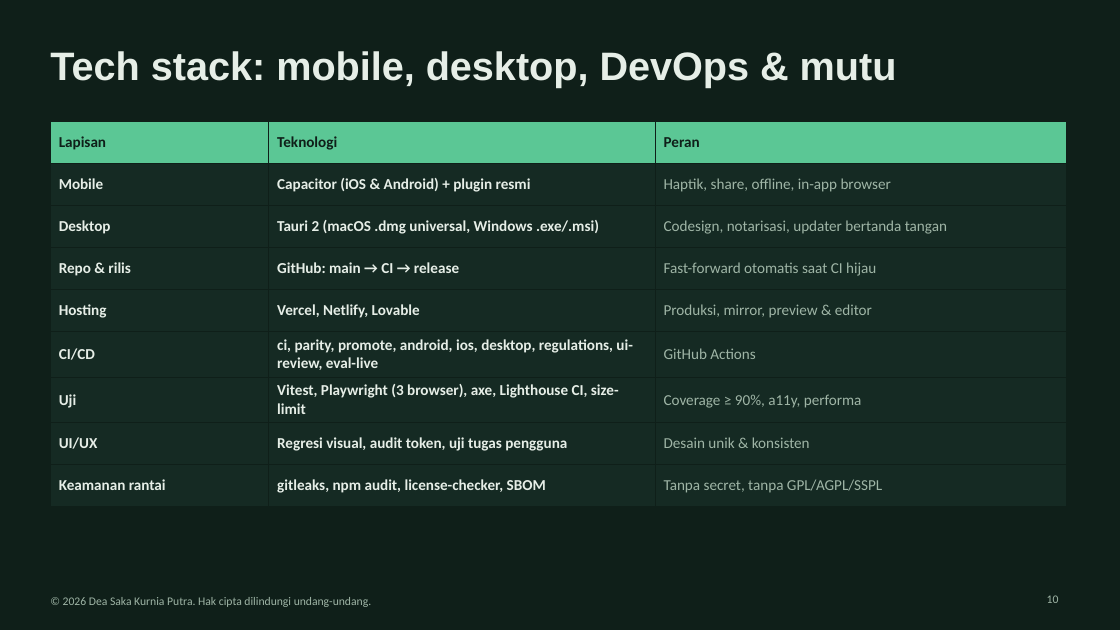
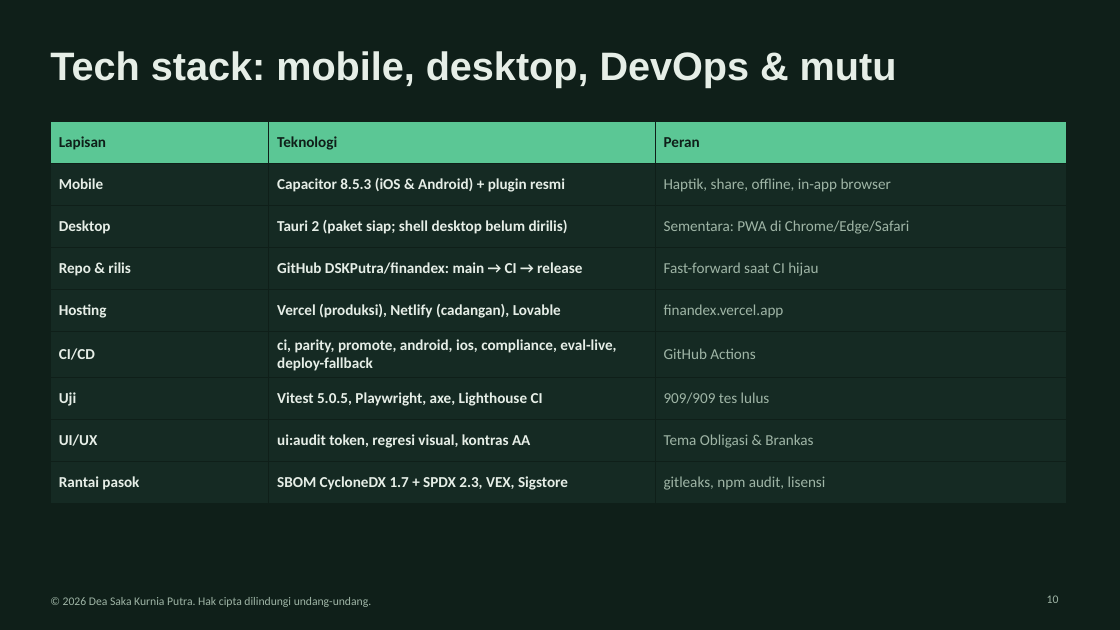
Before and after one commit to DSKPutra/askfolio, a slide deck: slide 10 of kit/whitepaper/Finandex_UTS_Kelompok.pptx. Drawn at 1120x630 pixels with LibreOffice and Linux fonts; fonts in the diff are those of the drawing. Boxes give left, top, right and bottom in pixels: in the first picture for what was removed or moved away, otherwise in the second. Text is boxed around its words. In the diff, an @@ line names an element or a change of style, - is before the commit and + after.

```diff
--- a/kit/whitepaper/Finandex_UTS_Kelompok.pptx
+++ b/kit/whitepaper/Finandex_UTS_Kelompok.pptx
@@ table at <box>50,122,1067,494</box> @@
-row 2, column 2: Capacitor (iOS & Android) + plugin resmi
+row 2, column 2: Capacitor 8.5.3 (iOS & Android) + plugin resmi
-row 3, column 2: Tauri 2 (macOS .dmg universal, Windows .exe/.msi)
+row 3, column 2: Tauri 2 (paket siap; shell desktop belum dirilis)
-row 3, column 3: Codesign, notarisasi, updater bertanda tangan
+row 3, column 3: Sementara: PWA di Chrome/Edge/Safari
-row 4, column 2: GitHub: main → CI → release
+row 4, column 2: GitHub DSKPutra/finandex: main → CI → release
-row 4, column 3: Fast-forward otomatis saat CI hijau
+row 4, column 3: Fast-forward saat CI hijau
-row 5, column 2: Vercel, Netlify, Lovable
+row 5, column 2: Vercel (produksi), Netlify (cadangan), Lovable
-row 5, column 3: Produksi, mirror, preview & editor
+row 5, column 3: finandex.vercel.app
-row 6, column 2: ci, parity, promote, android, ios, desktop, regulations, ui-review, eval-live
+row 6, column 2: ci, parity, promote, android, ios, compliance, eval-live, deploy-fallback
-row 7, column 2: Vitest, Playwright (3 browser), axe, Lighthouse CI, size-limit
+row 7, column 2: Vitest 5.0.5, Playwright, axe, Lighthouse CI
-row 7, column 3: Coverage ≥ 90%, a11y, performa
+row 7, column 3: 909/909 tes lulus
-row 8, column 2: Regresi visual, audit token, uji tugas pengguna
+row 8, column 2: ui:audit token, regresi visual, kontras AA
-row 8, column 3: Desain unik & konsisten
+row 8, column 3: Tema Obligasi & Brankas
-row 9: Keamanan rantai | gitleaks, npm audit, license-checker, SBOM | Tanpa secret, tanpa GPL/AGPL/SSPL
+row 9: Rantai pasok | SBOM CycloneDX 1.7 + SPDX 2.3, VEX, Sigstore | gitleaks, npm audit, lisensi
```
Also in this commit, not shown: 12 other slides changed, 2 slides added, 9 other files.
